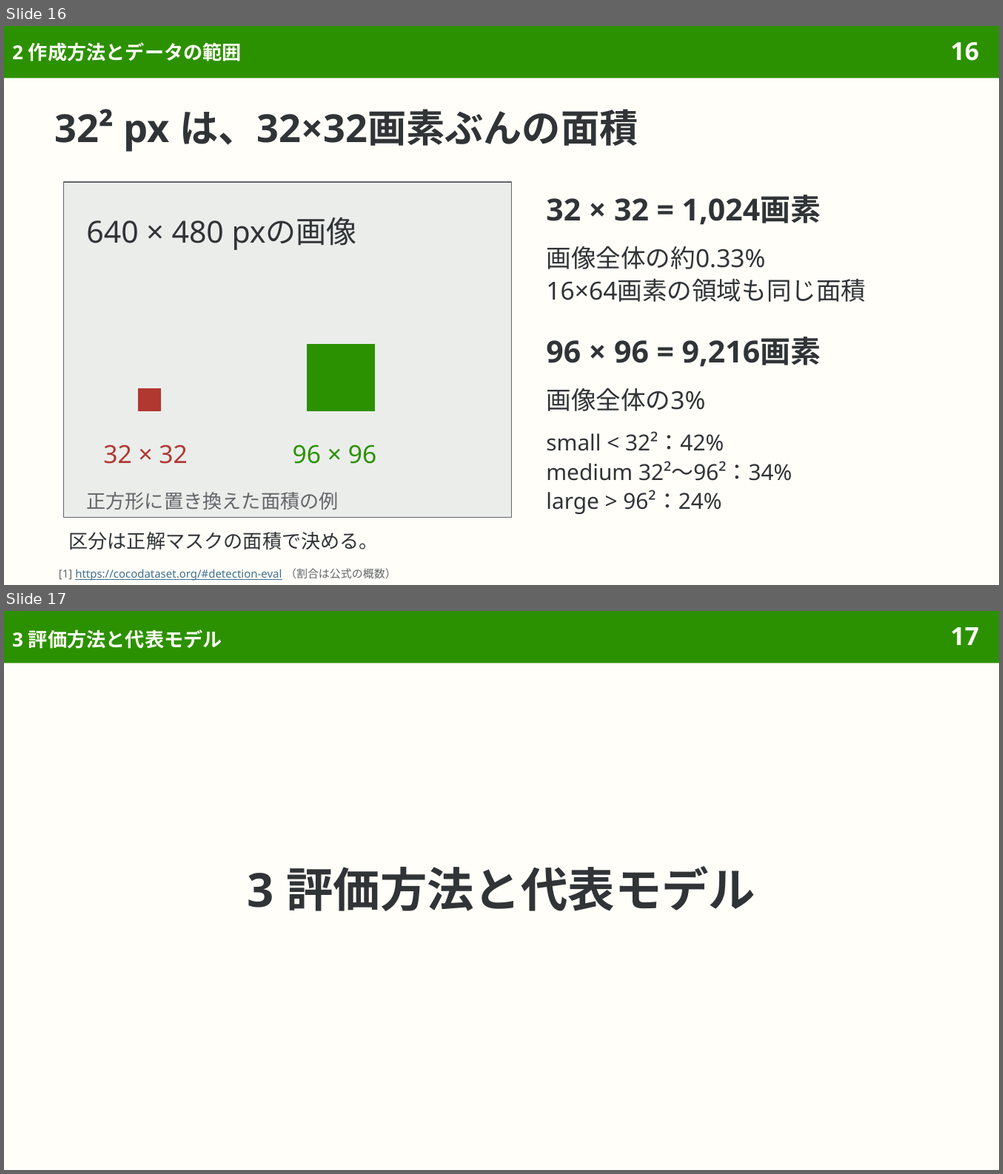
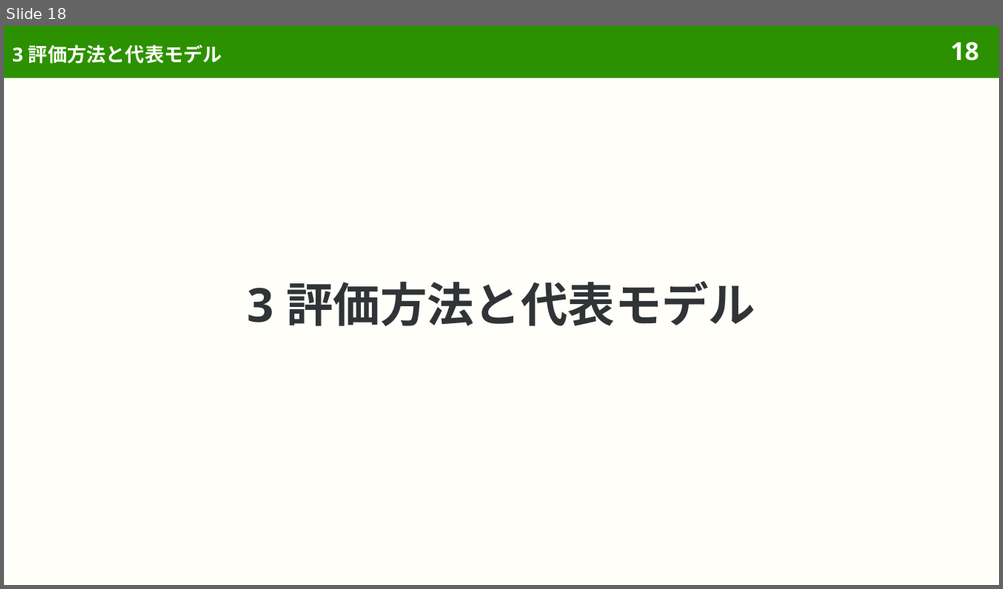
Before and after one commit to sasakiy84/datasets-in-10-minutes, a slide deck: slides/datasets-in-10-minutes-coco.pptx. Shown one above the other, each under a label of ours: slides 16 and 17 before the commit, slide 18 after it. The pictures are 1003x1174 and 1003x589 pixels, drawn with LibreOffice and Linux fonts; fonts in the diff are those of the drawing. Boxes give left, top, right and bottom in pixels: in the first picture for what was removed or moved away, otherwise in the second. Text is boxed around its words. In the diff, an @@ line names an element or a change of style, - is before the commit and + after.

```diff
--- a/slides/datasets-in-10-minutes-coco.pptx
+++ b/slides/datasets-in-10-minutes-coco.pptx
@@ slide 16 removed at [4,26,999,585], background #FFFEF8; not listed: 2 template elements that a slide beside it also shows @@
@@ title removed at [12,42,242,62] @@
-2 作成方法とデータの範囲
@@ title removed at [55,109,638,152] @@
-32² px は、32×32画素ぶんの面積
@@ rectangle removed at [64,182,511,518] @@
@@ text removed at [546,195,821,225] @@
-32 × 32 = 1,024画素
@@ text removed at [86,217,357,250] @@
-640 × 480 pxの画像
@@ text removed at [546,246,865,302] @@
-画像全体の約0.33%
-16×64画素の領域も同じ面積
@@ rectangle removed at [307,344,375,412] @@
@@ text removed at [546,337,821,367] @@
-96 × 96 = 9,216画素
@@ rectangle removed at [138,389,161,412] @@
@@ text removed at [546,388,705,412] @@
-画像全体の3%
@@ text removed at [103,445,187,464] @@
-32 × 32
@@ text removed at [293,445,376,464] @@
-96 × 96
@@ text removed at [546,432,791,514] @@
-small < 32²：42%
-medium 32²〜96²：34%
-large > 96²：24%
@@ text removed at [86,492,338,510] @@
-正方形に置き換えた面積の例
@@ text removed at [68,532,378,550] @@
-区分は正解マスクの面積で決める。
@@ text removed at [59,568,396,581] @@
-[1] https://cocodataset.org/#detection-eval （割合は公式の概数）
@@ what was slide 17 is now slide 18 @@
@@ page number at [950,42,979,61]: text changed @@
-17
+18
```
Also in this commit, not shown: 2 slides changed, 3 slides added, 1 other slide removed, 3 other files.
